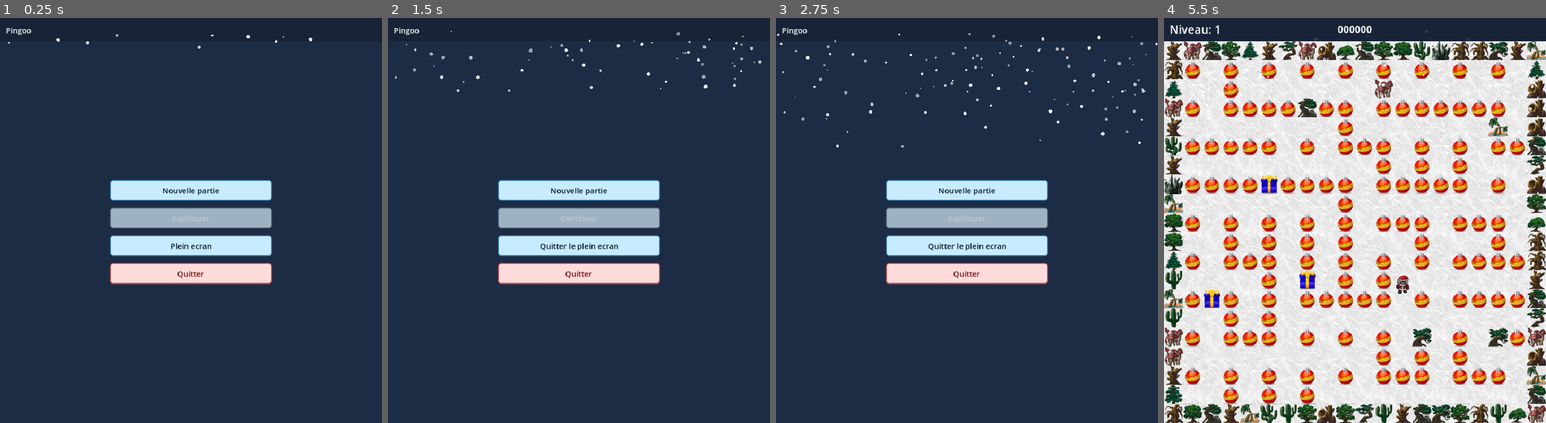
Above: before the commit, frames 1-4 (left to right).
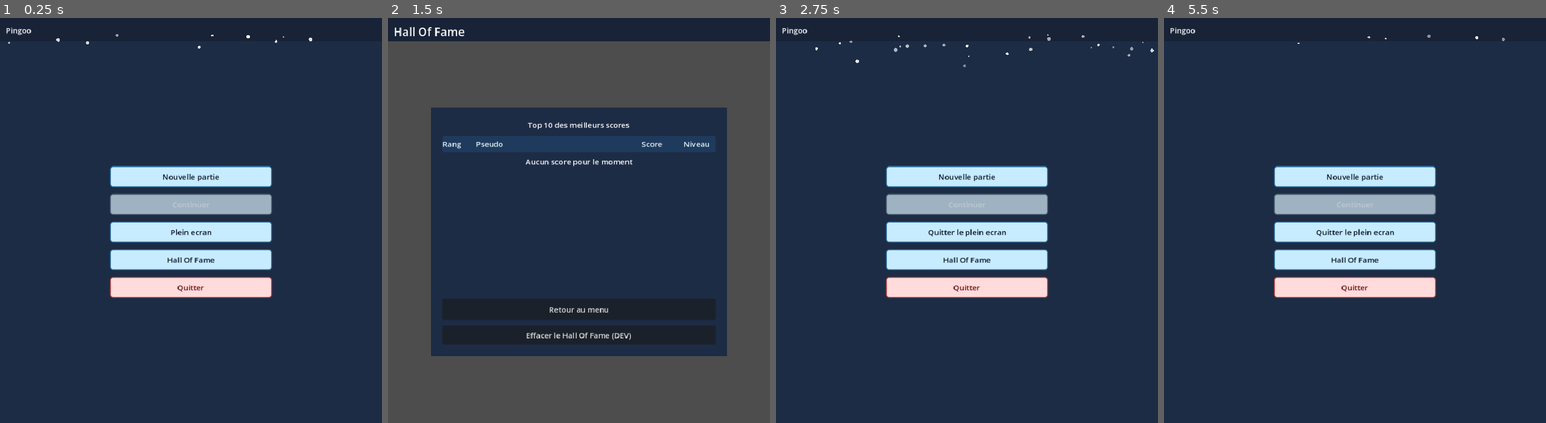
Above: after the commit, the same moments.

Repository: abasty/pingoo
Game: Godot game, scene res://menu.tscn
Same seed, same stepped clock (60 frames per second), same inputs: the game is played once before the commit and once after it.
Inputs (mouse positions are in pixels of both pictures, inside the frame that each line leads up to):
- Up to frame 1 (0.25 s): no input
- Up to frame 2 (1.5 s): click "Plein ecran" at 0.5 s; click (579, 261) at 1.25 s, where only the run after the commit has a clickable "Hall Of Fame"
- Up to frame 3 (2.75 s): click (967, 309) at 2 s, where only the run after the commit has a clickable "Retour au menu"
- Up to frame 4 (5.5 s): click "Nouvelle partie" at 2.75 s; click (1355, 240) at 3.5 s, where only the run after the commit has a clickable "Demarrer"; tap Enter at 4.25, 4.35 s; hold Right (ui_right) 4.28-5.03 s; tap Space at 4.52, 5.27 s; tap Keypad Enter at 4.55, 5.1 s; hold Down (ui_down) from 5.03 s (still down); tap E at 5.3 s

The runs differ from the first frame. In frame 1, 11% of the frame differs, in the area x 28-72%, y 36-70%; in frame 2, 63%; in frame 3, 12%; in frame 4, 93%, in the area x 0-100%, y 1-100%.

Commit message:
Implement Hall of Fame feature: add score submission, display, and level highscore tracking

Diff:
--- a/end_menu.gd
+++ b/end_menu.gd
@@ -13,19 +13,37 @@
 func show_win():
 	mode = OverlayMode.WIN
 	var game_state = get_node("/root/GameState")
-	$CenterContainer/VBoxContainer/Label.show()
-	$CenterContainer/VBoxContainer/Label.text = "Niveau terminé !"
-	$CenterContainer/VBoxContainer/PrimaryButton.text = "Continuer vers niveau %d" % game_state.current_level
-	$CenterContainer/VBoxContainer/SecondaryButton.text = "Abandonner niveau"
+	var label = get_node_or_null("CenterContainer/VBoxContainer/Label") as Label
+	var primary_button = get_node_or_null("CenterContainer/VBoxContainer/PrimaryButton") as Button
+	var secondary_button = get_node_or_null("CenterContainer/VBoxContainer/SecondaryButton") as Button
+	if label != null:
+		label.show()
+		label.text = "Niveau terminé !"
+	# end if
+	if primary_button != null:
+		primary_button.text = "Continuer vers niveau %d" % game_state.current_level
+	# end if
+	if secondary_button != null:
+		secondary_button.text = "Abandonner niveau"
+	# end if
 	show()
 # end func show_win
 
 func show_pause():
 	mode = OverlayMode.PAUSE
-	$CenterContainer/VBoxContainer/Label.show()
-	$CenterContainer/VBoxContainer/Label.text = "Pause"
-	$CenterContainer/VBoxContainer/PrimaryButton.text = "Revenir au jeu"
-	$CenterContainer/VBoxContainer/SecondaryButton.text = "Abandonner niveau"
+	var label = get_node_or_null("CenterContainer/VBoxContainer/Label") as Label
+	var primary_button = get_node_or_null("CenterContainer/VBoxContainer/PrimaryButton") as Button
+	var secondary_button = get_node_or_null("CenterContainer/VBoxContainer/SecondaryButton") as Button
+	if label != null:
+		label.show()
+		label.text = "Pause"
+	# end if
+	if primary_button != null:
+		primary_button.text = "Revenir au jeu"
+	# end if
+	if secondary_button != null:
+		secondary_button.text = "Abandonner niveau"
+	# end if
 	show()
 # end func show_pause
 
@@ -38,8 +56,11 @@
 # end func _on_primary_button_pressed
 
 func _on_secondary_button_pressed():
+	var game_state = get_node("/root/GameState")
+	var hall_of_fame = get_node("/root/HallOfFame")
+	hall_of_fame.update_level_highscore(game_state.current_level, game_state.current_level_score)
+
 	if mode == OverlayMode.PAUSE:
-		var game_state = get_node("/root/GameState")
 		game_state.abandon_level()
 	# end if
 	get_tree().change_scene_to_file("res://menu.tscn")
--- a/game_state.gd
+++ b/game_state.gd
@@ -4,6 +4,7 @@
 var current_score: int = 0
 var current_level_score: int = 0
 var has_started_game: bool = false
+var player_name: String = "Player"
 
 func reset_game():
 	current_level = 1
--- /dev/null
+++ b/hall_of_fame.gd
@@ -0,0 +1,104 @@
+extends Node
+
+const SAVE_PATH = "user://hall_of_fame.cfg"
+const MAX_TOP_SCORES = 10
+
+var top_scores: Array = []
+var level_highscores: Dictionary = {}
+
+func _ready():
+	_load_data()
+# end func _ready
+
+func get_top_scores() -> Array:
+	return top_scores.duplicate(true)
+# end func get_top_scores
+
+func get_level_highscore(level: int) -> int:
+	return int(level_highscores.get(str(level), 0))
+# end func get_level_highscore
+
+func submit_score(player_name: String, score: int, reached_level: int):
+	if score <= 0:
+		return
+	# end if
+
+	top_scores.append({
+		"name": player_name.strip_edges() if not player_name.strip_edges().is_empty() else "Player",
+		"score": score,
+		"level": reached_level
+	})
+	top_scores.sort_custom(_sort_scores_desc)
+	if top_scores.size() > MAX_TOP_SCORES:
+		top_scores.resize(MAX_TOP_SCORES)
+	# end if
+	_save_data()
+# end func submit_score
+
+func update_level_highscore(level: int, score: int):
+	if score <= 0:
+		return
+	# end if
+
+	var key = str(level)
+	var previous = int(level_highscores.get(key, 0))
+	if score > previous:
+		level_highscores[key] = score
+		_save_data()
+	# end if
+# end func update_level_highscore
+
+func clear_all_scores():
+	top_scores.clear()
+	level_highscores.clear()
+	_save_data()
+# end func clear_all_scores
+
+func _sort_scores_desc(a: Dictionary, b: Dictionary) -> bool:
+	if int(a.get("score", 0)) == int(b.get("score", 0)):
+		return int(a.get("level", 0)) > int(b.get("level", 0))
+	# end if
+	return int(a.get("score", 0)) > int(b.get("score", 0))
+# end func _sort_scores_desc
+
+func _load_data():
+	top_scores.clear()
+	level_highscores.clear()
+
+	var config = ConfigFile.new()
+	var err = config.load(SAVE_PATH)
+	if err != OK:
+		return
+	# end if
+
+	var raw_scores = config.get_value("hall_of_fame", "top_scores", [])
+	if raw_scores is Array:
+		for entry in raw_scores:
+			if entry is Dictionary and entry.has("name") and entry.has("score") and entry.has("level"):
+				top_scores.append({
+					"name": str(entry["name"]),
+					"score": int(entry["score"]),
+					"level": int(entry["level"])
+				})
+			# end if
+		# end for
+	# end if
+	top_scores.sort_custom(_sort_scores_desc)
+	if top_scores.size() > MAX_TOP_SCORES:
+		top_scores.resize(MAX_TOP_SCORES)
+	# end if
+
+	var raw_level_scores = config.get_value("hall_of_fame", "level_highscores", {})
+	if raw_level_scores is Dictionary:
+		for level_key in raw_level_scores.keys():
+			level_highscores[str(level_key)] = int(raw_level_scores[level_key])
+		# end for
+	# end if
+# end func _load_data
+
+func _save_data():
+	var config = ConfigFile.new()
+	config.set_value("hall_of_fame", "top_scores", top_scores)
+	config.set_value("hall_of_fame", "level_highscores", level_highscores)
+	config.save(SAVE_PATH)
+# end func _save_data
--- /dev/null
+++ b/hall_of_fame_screen.gd
@@ -0,0 +1,202 @@
+extends Control
+
+const COL_RANK_WIDTH = 60
+const COL_NAME_WIDTH = 240
+const COL_SCORE_WIDTH = 140
+const COL_LEVEL_WIDTH = 90
+
+func _ready():
+	var clear_button = get_node_or_null("CenterContainer/Card/MarginContainer/VBoxContainer/ClearButton") as Button
+	if clear_button != null:
+		clear_button.visible = OS.is_debug_build()
+	# end if
+	_refresh_scores()
+	_apply_style()
+# end func _ready
+
+func _refresh_scores():
+	var hall_of_fame = get_node("/root/HallOfFame")
+	var scores = hall_of_fame.get_top_scores()
+	var rows = $CenterContainer/Card/MarginContainer/VBoxContainer/Rows as VBoxContainer
+
+	for child in rows.get_children():
+		child.queue_free()
+	# end for
+
+	rows.add_child(_build_table_header())
+
+	if scores.is_empty():
+		var empty_label = Label.new()
+		empty_label.text = "Aucun score pour le moment"
+		empty_label.horizontal_alignment = HORIZONTAL_ALIGNMENT_CENTER
+		empty_label.custom_minimum_size = Vector2(0, 42)
+		empty_label.size_flags_horizontal = Control.SIZE_EXPAND_FILL
+		rows.add_child(empty_label)
+		return
+	# end if
+
+	for i in range(scores.size()):
+		var entry: Dictionary = scores[i]
+		rows.add_child(_build_score_row(i + 1, str(entry.get("name", "Player")), int(entry.get("score", 0)), int(entry.get("level", 1)), i))
+	# end for
+# end func _refresh_scores
+
+func _build_table_header() -> Control:
+	var header = PanelContainer.new()
+	header.size_flags_horizontal = Control.SIZE_EXPAND_FILL
+	header.custom_minimum_size = Vector2(0, 34)
+
+	var header_style = StyleBoxFlat.new()
+	header_style.bg_color = Color(0.12, 0.23, 0.37, 0.95)
+	header_style.corner_radius_top_left = 5
+	header_style.corner_radius_top_right = 5
+	header_style.corner_radius_bottom_left = 5
+	header_style.corner_radius_bottom_right = 5
+	header.add_theme_stylebox_override("panel", header_style)
+
+	var hbox = HBoxContainer.new()
+	hbox.alignment = BoxContainer.ALIGNMENT_BEGIN
+	hbox.add_theme_constant_override("separation", 10)
+	header.add_child(hbox)
+
+	hbox.add_child(_build_column_label("Rang", COL_RANK_WIDTH, HORIZONTAL_ALIGNMENT_LEFT, true))
+	hbox.add_child(_build_column_label("Pseudo", COL_NAME_WIDTH, HORIZONTAL_ALIGNMENT_LEFT, true))
+	hbox.add_child(_build_column_label("Score", COL_SCORE_WIDTH, HORIZONTAL_ALIGNMENT_RIGHT, true))
+	hbox.add_child(_build_column_label("Niveau", COL_LEVEL_WIDTH, HORIZONTAL_ALIGNMENT_RIGHT, true))
+
+	var spacer = Control.new()
+	spacer.size_flags_horizontal = Control.SIZE_EXPAND_FILL
+	hbox.add_child(spacer)
+
+	return header
+# end func _build_table_header
+
+func _build_score_row(rank: int, player_name: String, score: int, level: int, index: int) -> Control:
+	var row_panel = PanelContainer.new()
+	row_panel.size_flags_horizontal = Control.SIZE_EXPAND_FILL
+	row_panel.custom_minimum_size = Vector2(0, 36)
+
+	var row_style = StyleBoxFlat.new()
+	row_style.bg_color = _get_row_background_color(index)
+	row_style.border_width_bottom = 1
+	row_style.border_color = _get_row_border_color(index)
+	row_style.corner_radius_top_left = 3
+	row_style.corner_radius_top_right = 3
+	row_style.corner_radius_bottom_left = 3
+	row_style.corner_radius_bottom_right = 3
+	row_panel.add_theme_stylebox_override("panel", row_style)
+
+	var hbox = HBoxContainer.new()
+	hbox.alignment = BoxContainer.ALIGNMENT_BEGIN
+	hbox.add_theme_constant_override("separation", 10)
+	row_panel.add_child(hbox)
+
+	var rank_label = _build_column_label("#%d" % rank, COL_RANK_WIDTH, HORIZONTAL_ALIGNMENT_LEFT, false)
+	var name_label = _build_column_label(player_name, COL_NAME_WIDTH, HORIZONTAL_ALIGNMENT_LEFT, false)
+	var score_label = _build_column_label("%d" % score, COL_SCORE_WIDTH, HORIZONTAL_ALIGNMENT_RIGHT, false)
+	var level_label = _build_column_label("%d" % level, COL_LEVEL_WIDTH, HORIZONTAL_ALIGNMENT_RIGHT, false)
+
+	var rank_color = _get_rank_text_color(index)
+	rank_label.modulate = rank_color
+	if index <= 2:
+		name_label.modulate = Color(0.97, 0.98, 1.0)
+		score_label.modulate = Color(0.97, 0.98, 1.0)
+		level_label.modulate = Color(0.97, 0.98, 1.0)
+	# end if
+
+	hbox.add_child(rank_label)
+	hbox.add_child(name_label)
+	hbox.add_child(score_label)
+	hbox.add_child(level_label)
+
+	var spacer = Control.new()
+	spacer.size_flags_horizontal = Control.SIZE_EXPAND_FILL
+	hbox.add_child(spacer)
+
+	return row_panel
+# end func _build_score_row
+
+func _get_row_background_color(index: int) -> Color:
+	if index == 0:
+		return Color(0.42, 0.34, 0.14, 0.42)
+	# end if
+	if index == 1:
+		return Color(0.34, 0.38, 0.42, 0.4)
+	# end if
+	if index == 2:
+		return Color(0.39, 0.28, 0.22, 0.38)
+	# end if
+	return Color(0.2, 0.3, 0.42, 0.4) if index % 2 == 0 else Color(0.16, 0.25, 0.36, 0.3)
+# end func _get_row_background_color
+
+func _get_row_border_color(index: int) -> Color:
+	if index <= 2:
+		return Color(0.96, 0.86, 0.56, 0.45)
+	# end if
+	return Color(0.46, 0.68, 0.85, 0.25)
+# end func _get_row_border_color
+
+func _get_rank_text_color(index: int) -> Color:
+	if index == 0:
+		return Color(1.0, 0.88, 0.38)
+	# end if
+	if index == 1:
+		return Color(0.84, 0.89, 0.96)
+	# end if
+	if index == 2:
+		return Color(0.9, 0.67, 0.5)
+	# end if
+	return Color(0.89, 0.95, 1.0)
+# end func _get_rank_text_color
+
+func _build_column_label(text_value: String, width: int, alignment: HorizontalAlignment, is_header: bool) -> Label:
+	var label = Label.new()
+	label.text = text_value
+	label.horizontal_alignment = alignment
+	label.custom_minimum_size = Vector2(width, 0)
+	if is_header:
+		label.add_theme_font_size_override("font_size", 16)
+		label.modulate = Color(0.91, 0.97, 1.0)
+	else:
+		label.add_theme_font_size_override("font_size", 15)
+		label.modulate = Color(0.89, 0.95, 1.0)
+	# end if
+	return label
+# end func _build_column_label
+
+func _on_back_button_pressed():
+	get_tree().change_scene_to_file("res://menu.tscn")
+# end func _on_back_button_pressed
+
+func _on_clear_button_pressed():
+	if not OS.is_debug_build():
+		return
+	# end if
+	var hall_of_fame = get_node("/root/HallOfFame")
+	hall_of_fame.clear_all_scores()
+	_refresh_scores()
+# end func _on_clear_button_pressed
+
+func _apply_style():
+	$TopBar/Title.add_theme_font_size_override("font_size", 24)
+	$CenterContainer/Card/MarginContainer/VBoxContainer/Rows.add_theme_constant_override("separation", 8)
+	$CenterContainer/Card/MarginContainer/VBoxContainer/BackButton.custom_minimum_size = Vector2(260, 44)
+	var clear_button = get_node_or_null("CenterContainer/Card/MarginContainer/VBoxContainer/ClearButton") as Button
+	if clear_button != null:
+		clear_button.custom_minimum_size = Vector2(260, 40)
+	# end if
+# end func _apply_style
+
+func _input(event):
+	if not (event is InputEventKey) or not event.pressed or event.echo:
+		return
+	# end if
+
+	if event.keycode == KEY_ESCAPE or event.keycode == KEY_ENTER or event.keycode == KEY_KP_ENTER:
+		var viewport = get_viewport()
+		if viewport != null:
+			viewport.set_input_as_handled()
+		# end if
+		_on_back_button_pressed()
+	# end if
+# end func _input
--- /dev/null
+++ b/hall_of_fame_screen.tscn
@@ -0,0 +1,60 @@
+[gd_scene load_steps=2 format=3]
+
+[ext_resource type="Script" path="res://hall_of_fame_screen.gd" id="1_script"]
+
+[node name="HallOfFameScreen" type="Control"]
+anchor_right = 1.0
+anchor_bottom = 1.0
+script = ExtResource("1_script")
+
+[node name="TopBar" type="ColorRect" parent="."]
+offset_right = 800.0
+offset_bottom = 48.0
+color = Color(0.06, 0.11, 0.2, 0.85)
+
+[node name="Title" type="Label" parent="TopBar"]
+offset_left = 12.0
+offset_top = 12.0
+offset_right = 420.0
+offset_bottom = 38.0
+text = "Hall Of Fame"
+
+[node name="CenterContainer" type="CenterContainer" parent="."]
+anchor_right = 1.0
+anchor_bottom = 1.0
+offset_top = 48.0
+
+[node name="Card" type="ColorRect" parent="CenterContainer"]
+custom_minimum_size = Vector2(620, 520)
+color = Color(0.1, 0.16, 0.27, 0.92)
+
+[node name="MarginContainer" type="MarginContainer" parent="CenterContainer/Card"]
+anchor_right = 1.0
+anchor_bottom = 1.0
+theme_override_constants/margin_left = 24
+theme_override_constants/margin_top = 24
+theme_override_constants/margin_right = 24
+theme_override_constants/margin_bottom = 24
+
+[node name="VBoxContainer" type="VBoxContainer" parent="CenterContainer/Card/MarginContainer"]
+anchor_right = 1.0
+anchor_bottom = 1.0
+theme_override_constants/separation = 12
+
+[node name="Subtitle" type="Label" parent="CenterContainer/Card/MarginContainer/VBoxContainer"]
+text = "Top 10 des meilleurs scores"
+horizontal_alignment = 1
+
+[node name="Rows" type="VBoxContainer" parent="CenterContainer/Card/MarginContainer/VBoxContainer"]
+size_flags_vertical = 3
+theme_override_constants/separation = 6
+
+[node name="BackButton" type="Button" parent="CenterContainer/Card/MarginContainer/VBoxContainer"]
+text = "Retour au menu"
+
+[node name="ClearButton" type="Button" parent="CenterContainer/Card/MarginContainer/VBoxContainer"]
+visible = false
+text = "Effacer le Hall Of Fame (DEV)"
+
+[connection signal="pressed" from="CenterContainer/Card/MarginContainer/VBoxContainer/BackButton" to="." method="_on_back_button_pressed"]
+[connection signal="pressed" from="CenterContainer/Card/MarginContainer/VBoxContainer/ClearButton" to="." method="_on_clear_button_pressed"]
--- a/menu.gd
+++ b/menu.gd
@@ -4,28 +4,65 @@
 	_apply_visual_style()
 	_update_continue_section()
 	_update_fullscreen_button_text()
+	var pseudo_line_edit = get_node_or_null("PseudoDialog/PseudoLineEdit") as LineEdit
+	if pseudo_line_edit != null and not pseudo_line_edit.text_submitted.is_connected(_on_pseudo_line_edit_text_submitted):
+		pseudo_line_edit.text_submitted.connect(_on_pseudo_line_edit_text_submitted)
+	# end if
 	$IntroSnow.setup([
 		$CenterContainer/VBoxContainer/NewGameButton,
 		$CenterContainer/VBoxContainer/ContinueButton,
 		$CenterContainer/VBoxContainer/FullscreenButton,
+		$CenterContainer/VBoxContainer/HallOfFameButton,
 		$CenterContainer/VBoxContainer/QuitButton
 	])
 # end func _ready
 
 func _on_continue_pressed():
 	var game_state = get_node("/root/GameState")
-	if game_state.current_level < 2:
+	if not game_state.has_started_game:
 		return
 	# end if
 	get_tree().change_scene_to_file("res://test.tscn")
 # end func _on_continue_pressed
 
 func _on_new_game_pressed():
+	var pseudo_line_edit = get_node_or_null("PseudoDialog/PseudoLineEdit") as LineEdit
+	if pseudo_line_edit != null:
+		pseudo_line_edit.text = ""
+	# end if
+	$PseudoDialog.popup_centered(Vector2(340, 130))
+	if pseudo_line_edit != null:
+		pseudo_line_edit.grab_focus()
+	# end if
+# end func _on_new_game_pressed
+
+func _on_pseudo_dialog_confirmed():
 	var game_state = get_node("/root/GameState")
+	var player_name = ""
+	var pseudo_line_edit = get_node_or_null("PseudoDialog/PseudoLineEdit") as LineEdit
+	if pseudo_line_edit != null:
+		player_name = pseudo_line_edit.text.strip_edges()
+	# end if
+	if player_name.is_empty():
+		player_name = "Player"
+	# end if
 	game_state.reset_game()
+	game_state.player_name = player_name
 	_update_continue_section()
 	get_tree().change_scene_to_file("res://test.tscn")
-# end func _on_new_game_pressed
+# end func _on_pseudo_dialog_confirmed
+
+func _on_pseudo_line_edit_text_submitted(_new_text: String):
+	if not $PseudoDialog.visible:
+		return
+	# end if
+	_on_pseudo_dialog_confirmed()
+	$PseudoDialog.hide()
+# end func _on_pseudo_line_edit_text_submitted
+
+func _on_hall_of_fame_button_pressed():
+	get_tree().change_scene_to_file("res://hall_of_fame_screen.tscn")
+# end func _on_hall_of_fame_button_pressed
 
 func _on_fullscreen_pressed():
 	if DisplayServer.window_get_mode() == DisplayServer.WINDOW_MODE_FULLSCREEN:
@@ -41,21 +78,38 @@
 # end func _on_quit_pressed
 
 func _update_fullscreen_button_text():
+	var fullscreen_button = get_node_or_null("CenterContainer/VBoxContainer/FullscreenButton") as Button
+	if fullscreen_button == null:
+		return
+	# end if
+
 	if DisplayServer.window_get_mode() == DisplayServer.WINDOW_MODE_FULLSCREEN:
-		$CenterContainer/VBoxContainer/FullscreenButton.text = "Quitter le plein ecran"
+		fullscreen_button.text = "Quitter le plein ecran"
 	else:
-		$CenterContainer/VBoxContainer/FullscreenButton.text = "Plein ecran"
+		fullscreen_button.text = "Plein ecran"
 	# end if
 # end func _update_fullscreen_button_text
 
 func _update_continue_section():
 	var game_state = get_node("/root/GameState")
-	var can_continue = game_state.current_level >= 2
-	$CenterContainer/VBoxContainer/ContinueButton.disabled = not can_continue
-	$CenterContainer/VBoxContainer/ContinueButton.text = "Continuer"
-	$CenterContainer/VBoxContainer/ContinueInfoLabel.visible = can_continue
+	var can_continue = game_state.has_started_game
+	var continue_button = get_node_or_null("CenterContainer/VBoxContainer/ContinueButton") as Button
+	var continue_info_label = get_node_or_null("CenterContainer/VBoxContainer/ContinueInfoLabel") as Label
+	if continue_button != null:
+		continue_button.disabled = not can_continue
+		continue_button.text = "Continuer"
+	# end if
+	if continue_info_label != null:
+		continue_info_label.visible = can_continue
+	# end if
 	if can_continue:
-		$CenterContainer/VBoxContainer/ContinueInfoLabel.text = "Niveau courant: %d\nScore: %d" % [game_state.current_level, game_state.current_score]
+		if continue_info_label != null:
+			var player_name = game_state.player_name.strip_edges()
+			if player_name.is_empty():
+				player_name = "Player"
+			# end if
+			continue_info_label.text = "Pseudo: %s\nNiveau courant: %d\nScore: %d" % [player_name, game_state.current_level, game_state.current_score]
+		# end if
 	# end if
 # end func _update_continue_section
 
@@ -64,6 +118,7 @@
 		$CenterContainer/VBoxContainer/NewGameButton,
 		$CenterContainer/VBoxContainer/ContinueButton,
 		$CenterContainer/VBoxContainer/FullscreenButton,
+		$CenterContainer/VBoxContainer/HallOfFameButton,
 		$CenterContainer/VBoxContainer/QuitButton
 	]
 	var quit_button = $CenterContainer/VBoxContainer/QuitButton
--- a/menu.tscn
+++ b/menu.tscn
@@ -59,8 +59,23 @@
 [node name="FullscreenButton" type="Button" parent="CenterContainer/VBoxContainer"]
 text = "Plein ecran"
 
+[node name="HallOfFameButton" type="Button" parent="CenterContainer/VBoxContainer"]
+text = "Hall Of Fame"
+
 [node name="QuitButton" type="Button" parent="CenterContainer/VBoxContainer"]
 text = "Quitter"
+
+[node name="PseudoDialog" type="AcceptDialog" parent="."]
+title = "Nouveau joueur"
+dialog_text = "Entrez votre pseudo"
+ok_button_text = "Demarrer"
+
+[node name="PseudoLineEdit" type="LineEdit" parent="PseudoDialog"]
+offset_left = 8.0
+offset_top = 40.0
+offset_right = 312.0
+offset_bottom = 64.0
+placeholder_text = "Pseudo"
 
 [node name="JingleBells" type="AudioStreamPlayer" parent="."]
 stream = ExtResource("2_music")
@@ -69,4 +84,6 @@
 [connection signal="pressed" from="CenterContainer/VBoxContainer/ContinueButton" to="." method="_on_continue_pressed"]
 [connection signal="pressed" from="CenterContainer/VBoxContainer/NewGameButton" to="." method="_on_new_game_pressed"]
 [connection signal="pressed" from="CenterContainer/VBoxContainer/FullscreenButton" to="." method="_on_fullscreen_pressed"]
+[connection signal="pressed" from="CenterContainer/VBoxContainer/HallOfFameButton" to="." method="_on_hall_of_fame_button_pressed"]
 [connection signal="pressed" from="CenterContainer/VBoxContainer/QuitButton" to="." method="_on_quit_pressed"]
+[connection signal="confirmed" from="PseudoDialog" to="." method="_on_pseudo_dialog_confirmed"]
--- a/project.godot
+++ b/project.godot
@@ -22,6 +22,7 @@
 [autoload]
 
 GameState="*res://game_state.gd"
+HallOfFame="*res://hall_of_fame.gd"
 
 [display]
 
--- a/test.gd
+++ b/test.gd
@@ -10,6 +10,7 @@
 var trees = []
 var end_menu = null
 var level_completed = false
+var level_highscore_display = 0
 
 func add_scene_child(scene, c: int, l: int):
 	var instance = scene.instantiate()
@@ -43,7 +44,12 @@
 	game_state.start_level()
 	seed(game_state.current_level)
 	$IntroSnow.setup([])
-	$Hud/LevelLabel.text = "Niveau: %d" % game_state.current_level
+	var level_label = get_node_or_null("Hud/LevelLabel") as Label
+	if level_label != null:
+		level_label.text = "Niveau: %d" % game_state.current_level
+	# end if
+	level_highscore_display = _get_saved_level_highscore(game_state.current_level)
+	_update_level_highscore_label()
 	level_completed = false
 
 	for i in range(20):
@@ -84,15 +90,29 @@
 	$Hud/HudBar.set_z_index(1)
 	$Hud/Score.set_z_index(1)
 	$Hud/LevelLabel.set_z_index(1)
+	$Hud/LevelHighscoreLabel.set_z_index(1)
 
 	# Instantiate end-of-game overlay
 	end_menu = end_menu_scene.instantiate()
 	add_child(end_menu)
 # end func _ready
 
+func _process(_delta):
+	var game_state = get_node("/root/GameState")
+	if game_state.current_level_score > level_highscore_display:
+		level_highscore_display = game_state.current_level_score
+		_update_level_highscore_label()
+	# end if
+# end func _process
+
 func _unhandled_input(event):
 	if OS.is_debug_build() and event is InputEventKey and event.pressed and not event.echo and event.keycode == KEY_T:
 		_complete_level()
+		return
+	# end if
+
+	if event is InputEventKey and event.pressed and not event.echo and event.keycode == KEY_E:
+		_finish_run_and_return_to_menu()
 		return
 	# end if
 
@@ -111,7 +131,6 @@
 
 	level_completed = true
 	var game_state = get_node("/root/GameState")
-	game_state.next_level()
 
 	# Animate trees
 	for tree in trees:
@@ -120,6 +139,8 @@
 	$Music.play()
 	# Update score
 	$Hud/Score.add(1000)
+	_save_level_highscore(game_state.current_level)
+	game_state.next_level()
 	end_menu.show_win()
 # end func _complete_level
 
@@ -145,3 +166,30 @@
 		# end if
 	# end if
 # end func _on_gift_moved
+
+func _get_saved_level_highscore(level: int) -> int:
+	var hall_of_fame = get_node("/root/HallOfFame")
+	return hall_of_fame.get_level_highscore(level)
+# end func _get_saved_level_highscore
+
+func _update_level_highscore_label():
+	var game_state = get_node("/root/GameState")
+	var highscore_label = get_node_or_null("Hud/LevelHighscoreLabel") as Label
+	if highscore_label != null:
+		highscore_label.text = "Record N%d: %d" % [game_state.current_level, level_highscore_display]
+	# end if
+# end func _update_level_highscore_label
+
+func _save_level_highscore(level: int):
+	var hall_of_fame = get_node("/root/HallOfFame")
+	hall_of_fame.update_level_highscore(level, level_highscore_display)
+# end func _save_level_highscore
+
+func _finish_run_and_return_to_menu():
+	var game_state = get_node("/root/GameState")
+	_save_level_highscore(game_state.current_level)
+	var hall_of_fame = get_node("/root/HallOfFame")
+	hall_of_fame.submit_score(game_state.player_name, game_state.current_score, game_state.current_level)
+	game_state.reset_game()
+	get_tree().change_scene_to_file("res://menu.tscn")
+# end func _finish_run_and_return_to_menu
--- a/test.tscn
+++ b/test.tscn
@@ -48,6 +48,16 @@
 vertical_alignment = 1
 theme_override_font_sizes/font_size = 24
 
+[node name="LevelHighscoreLabel" type="Label" parent="Hud"]
+offset_left = 470.0
+offset_top = 0.0
+offset_right = 788.0
+offset_bottom = 48.0
+text = "Record N1: 0"
+horizontal_alignment = 2
+vertical_alignment = 1
+theme_override_font_sizes/font_size = 20
+
 [node name="Music" type="AudioStreamPlayer" parent="."]
 stream = ExtResource("6_vyfx3")
 volume_db = -12.0
Not shown, added: hall_of_fame.gd.uid
Not shown, added: hall_of_fame_screen.gd.uid
Not shown, changed: architecture.md
